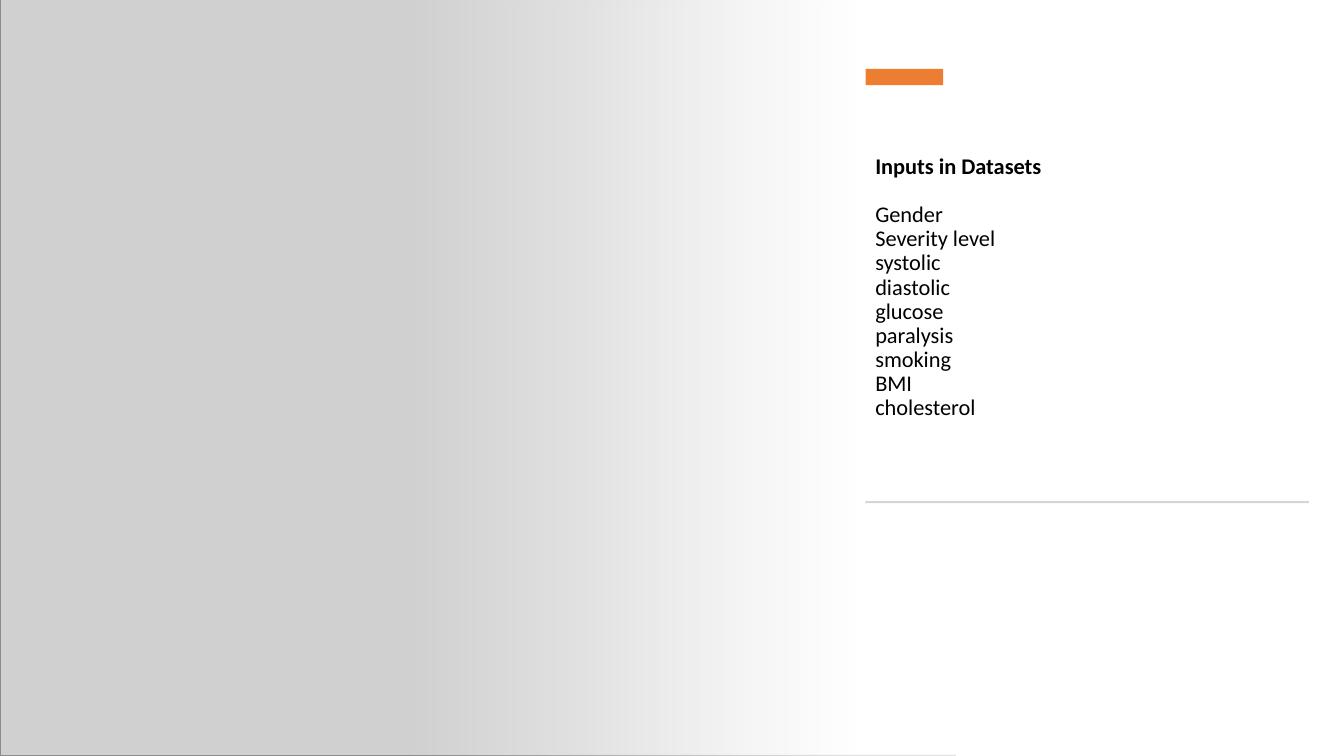
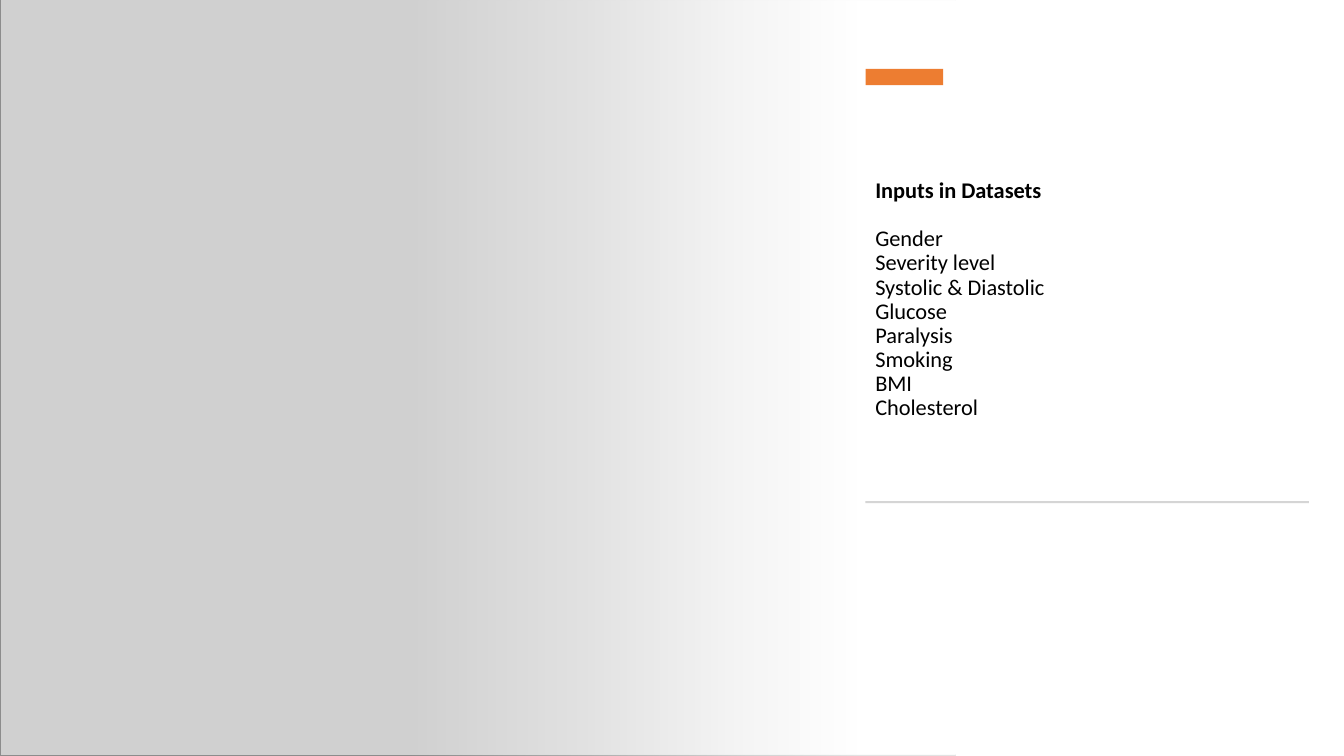
Before and after one commit to pauls21033/Machine-Learning-Predicting-Stroke-Model-Project, a slide deck: slide 7 of Stroke_Anaylsis_Presentation(final) (1).pptx. Drawn at 1344x756 pixels with LibreOffice and Linux fonts; fonts in the diff are those of the drawing; grey boxes stand for pictures. Boxes give left, top, right and bottom in pixels: in the first picture for what was removed or moved away, otherwise in the second. Text is boxed around its words. In the diff, an @@ line names an element or a change of style, - is before the commit and + after.

```diff
--- a/Stroke_Anaylsis_Presentation(final) (1).pptx
+++ b/Stroke_Anaylsis_Presentation(final) (1).pptx
@@ title at (875, 182, 1045, 415): text changed @@
-Inputs in Datasets
-Gender
-Severity level
-systolic
-diastolic
-glucose
-paralysis
-smoking
-BMI
-cholesterol
+Inputs in Datasets
+Gender
+Severity level
+Systolic & Diastolic
+Glucose
+Paralysis
+Smoking
+BMI
+Cholesterol
```
Also in this commit, not shown: 1 other file.
